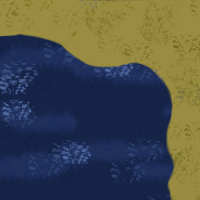
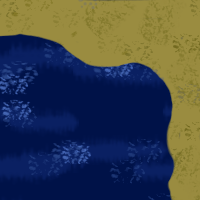
Layered file, before and after one edit (200x200). Changes by layer:
"Layer 1" (1st of 3): opacity 58% → 100% over [0, 0, 200, 200]
"Layer 1" (2nd of 3): opacity 66% → 100% over [0, 0, 200, 200]
painted on "Layer 1" (3rd of 3) over [0, 0, 200, 200]
